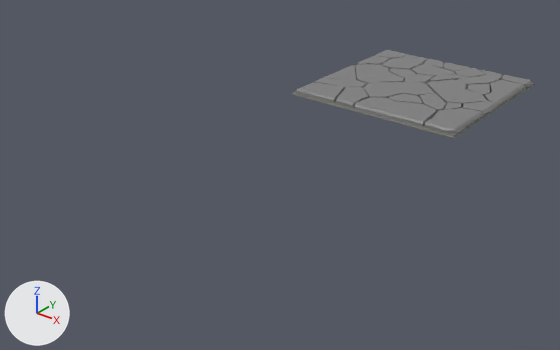
The FBX model Assets/Prefabs/NewTiles/Models/StoneFloor01.fbx, before and after one commit.
Camera for both pictures: a 50 mm camera at (8.77, -22.73, 6.05) aimed at (0.17, -11.97, -0.62). Lighting does not change. The marker at lower left points along +X, +Y and +Z. Where no turn or scale is listed for an object, it has been applied to the vertices.

Before the edit, the objects in view are built like this:
```python
me_mesh = bpy.data.meshes.new('Mesh')
me_mesh.from_pydata(...)  # 555 vertices, 389 faces; spans x -2.0..2.0, y -2.0..2.0, z -0.08..0.08
me_mesh.materials.append(mat_material)  # picture img_lpd_texture_png
ob_floorstone01 = bpy.data.objects.new('FloorStone01', me_mesh)
ob_floorstone01.location = (0.64, -7.61, 0.11)
```
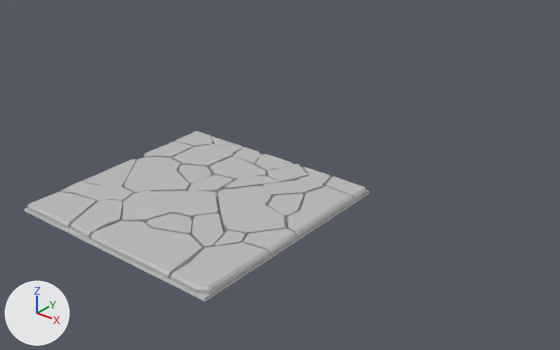
Where the change shows, as pixel boxes [x1, y1, x2, y2] in the pictures (560 x 350 px):
'FloorStone01', recoloured, moved: before [293, 50, 534, 138]; after [25, 131, 369, 301]

What changed in the scene script:
```text
Add mat_default_material:
    mat_default_material = principled_material('Default_Material')
    mat_default_material.base_color = (0.5, 0.5, 0.5)  # grey #bcbcbc
Change me_mesh:
    where me_mesh.from_pydata(...)  # 555 vertices, 389 faces; spans x -2.0..2.0, y -2.0..2.0, z -0.08..0.08
    remove me_mesh.materials.append(mat_material)  # picture img_lpd_texture_png
    add me_mesh.materials.append(mat_default_material)  # grey #bcbcbc
Change ob_floorstone01:
    ob_floorstone01.location: (0.64, -7.61, 0.11) -> (0.64, -14.66, 0.11)
```
